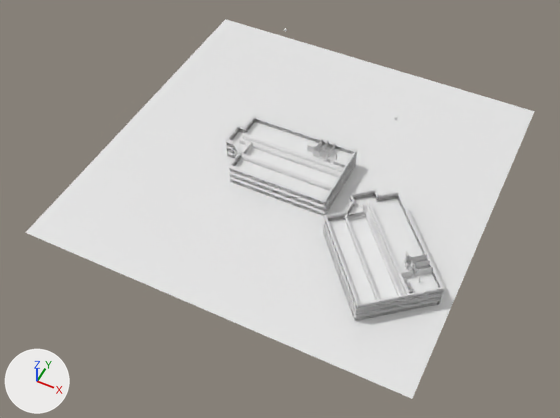
Renders of the COLLADA model static/js/webgl/models/gls3.dae from each side of a commit.
Both versions are drawn from a 50 mm camera at (88.9, -196.4, 212.1) aimed at (4.7, -28.0, 1.6). The axes (+X, +Y, +Z) are drawn at lower left. The lights are the same throughout. Where no turn or scale is listed for an object, it has been applied to the vertices.

In view in the first picture: 'floor_003', 'floor_003_001', 'kabinet_000', 'kabinet_002', 'kabinet_003', 'landscape', 'outer', 'outer_001', 'outer_002', 'outer_003', 'outer_004', 'outer_005'.
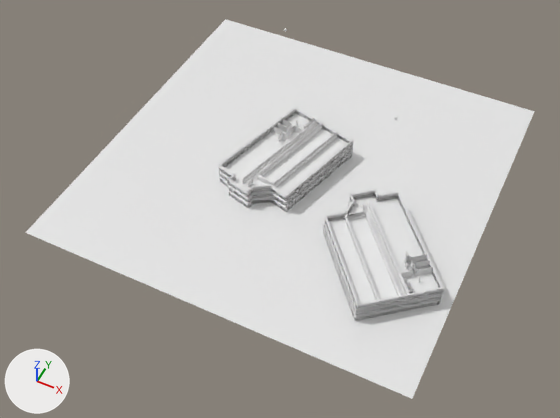
The change, as a list of edits to the scene's bpy script:
```text
Change ob_building_001:
    ob_building_001.rotation_euler: (0.0, 0.0, 0.0) -> (0.0, 0.0, 1.309)  # degrees (0, 0, 0) -> degrees (0, 0, 75)
```

Pixel boxes (x1, y1, x2, y2) of what changed, in the pictures (560 x 418 px):
'floor_003', turned: before (232, 122, 343, 199); after (225, 135, 352, 194)
'outer_001', turned: before (226, 115, 357, 205); after (219, 107, 353, 201)
'kabinet_002', turned: before (237, 140, 338, 190); after (244, 126, 337, 192)
'outer', turned: before (227, 131, 356, 211); after (219, 113, 353, 206)
'outer_003', turned: before (227, 151, 356, 216); after (220, 152, 352, 212)
'wall', turned: before (242, 133, 345, 172); after (243, 119, 318, 184)
'wall_002', turned: before (242, 153, 333, 191); after (273, 131, 338, 187)
'wall_003', turned: before (251, 141, 342, 177); after (257, 122, 323, 176)
'kabinet_001', turned: before (306, 142, 352, 165); after (268, 114, 309, 145)
'wall_005', turned: before (243, 142, 252, 155); after (258, 174, 273, 185)
'wall_029', turned: before (322, 141, 328, 150); after (277, 122, 287, 133)
'wall_027', turned: before (317, 139, 322, 150); after (273, 125, 282, 135)
'wall_030', turned: before (329, 144, 335, 157); after (282, 118, 291, 127)
'wall_004', turned: before (239, 137, 246, 145); after (247, 178, 253, 187)
'wall_017', turned: before (320, 151, 328, 158); after (289, 126, 295, 134)
'wall_025', turned: before (313, 150, 320, 158); after (287, 131, 291, 139)
'wall_024', turned: before (307, 145, 313, 153); after (278, 134, 282, 142)
'wall_016', turned: before (322, 154, 328, 166); after (295, 126, 304, 136)
'wall_031', turned: before (323, 149, 330, 157); after (288, 124, 292, 132)
'wall_020', turned (not visible afterwards): before (333, 161, 338, 165)
'floor_002', turned (not visible afterwards): before (238, 172, 349, 209)
'wall_028', turned (not visible afterwards): before (313, 146, 317, 151)
